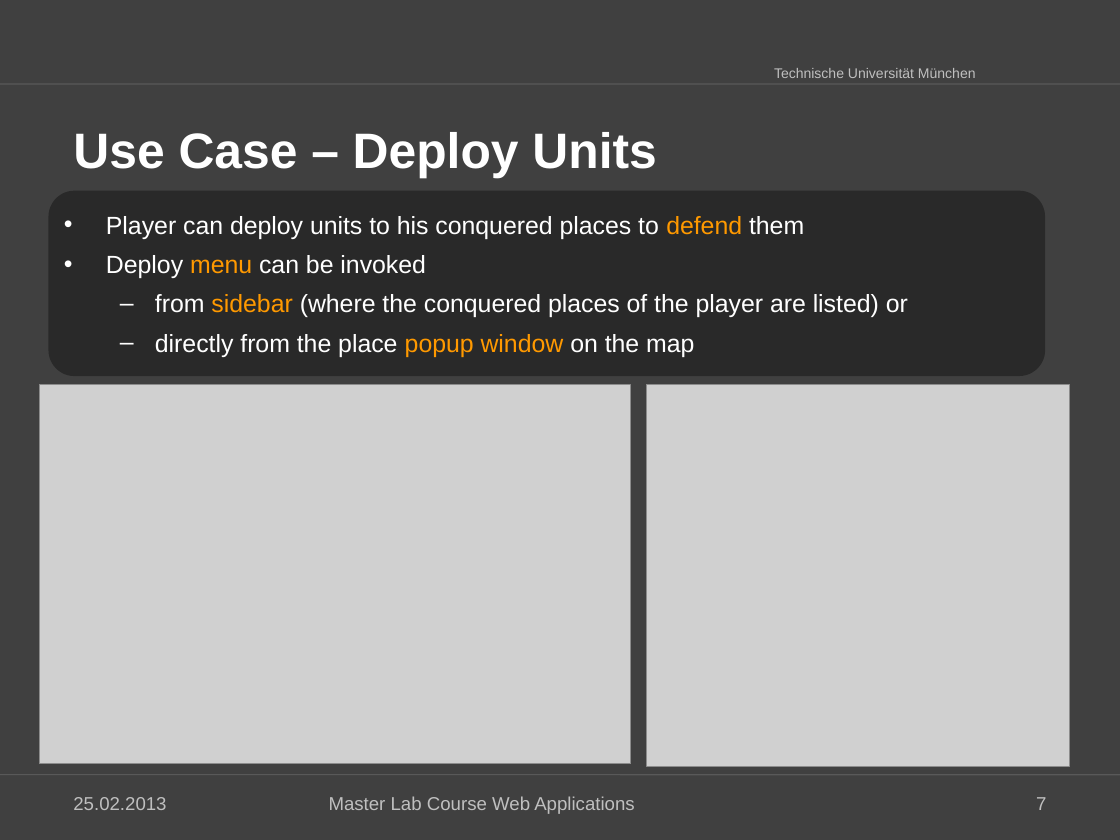
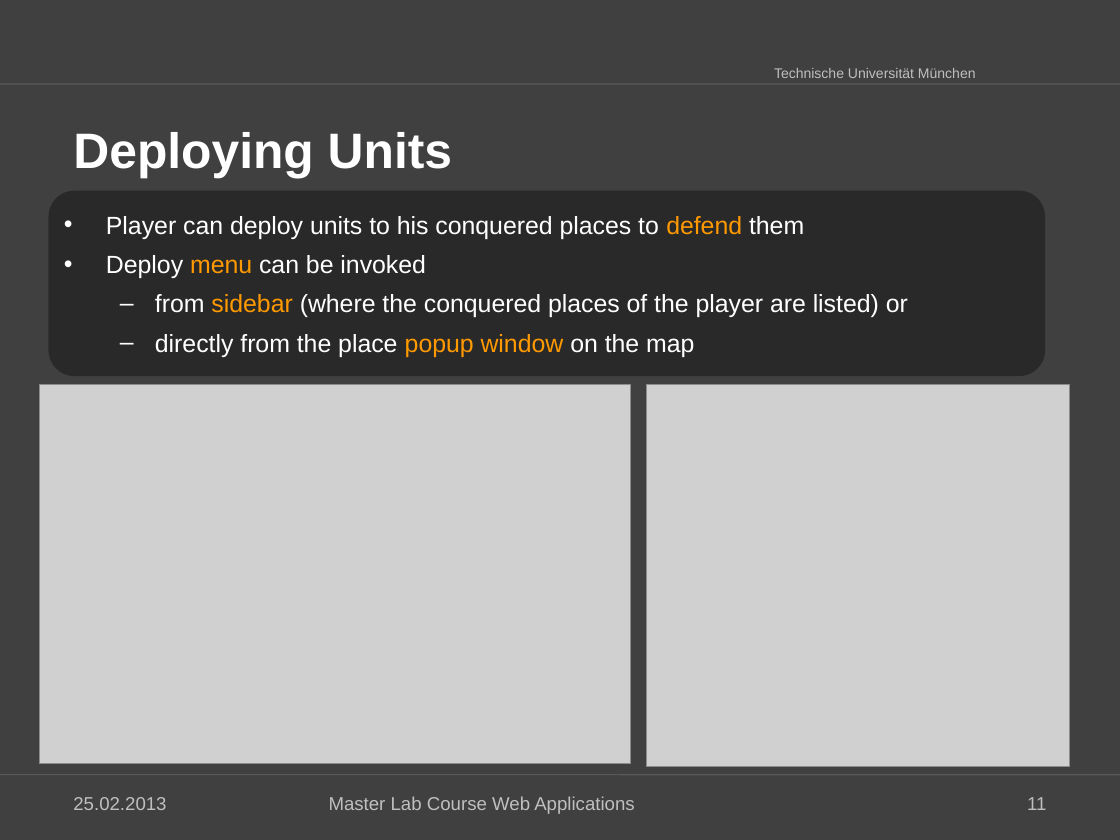
Before and after one commit to kneczaj/pi-puppids, a slide deck: slide 11 of docs/group4_Final_Presentation.pptx (slide 7 before the commit). Drawn at 1120x840 pixels with LibreOffice and Linux fonts; fonts in the diff are those of the drawing; grey boxes stand for pictures; background and template pictures are left out. Boxes give left, top, right and bottom in pixels: in the first picture for what was removed or moved away, otherwise in the second. Text is boxed around its words. In the diff, an @@ line names an element or a change of style, - is before the commit and + after.

Commit message:
Conquer Use Case

```diff
--- a/docs/group4_Final_Presentation.pptx
+++ b/docs/group4_Final_Presentation.pptx
@@ title at [73,132,452,178]: text changed @@
-Use Case – Deploy Units
+Deploying Units
@@ page number at [1027,797,1046,810]: text changed @@
-7
+11
```
Also in this commit, not shown: 2 other slides changed, 4 slides added.
